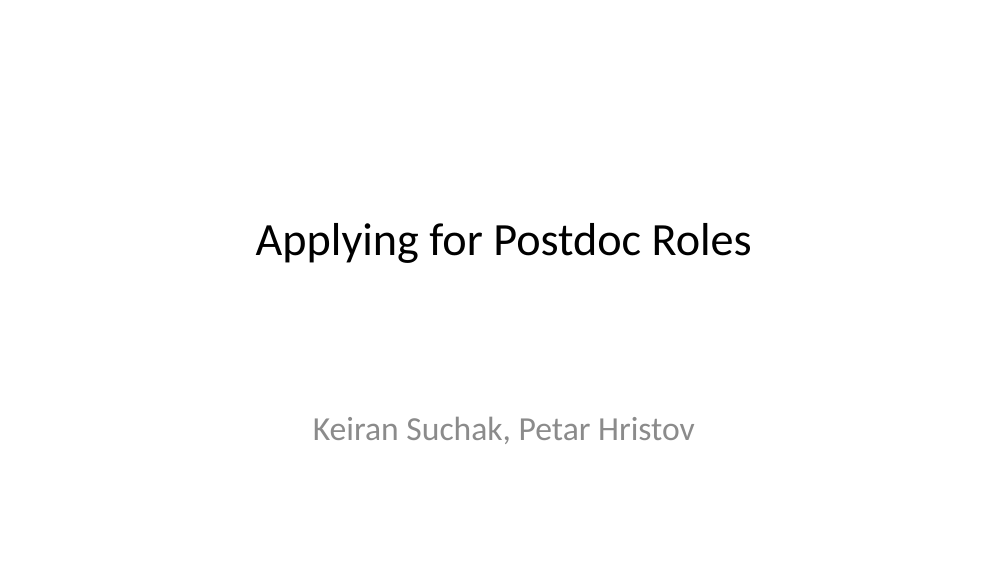
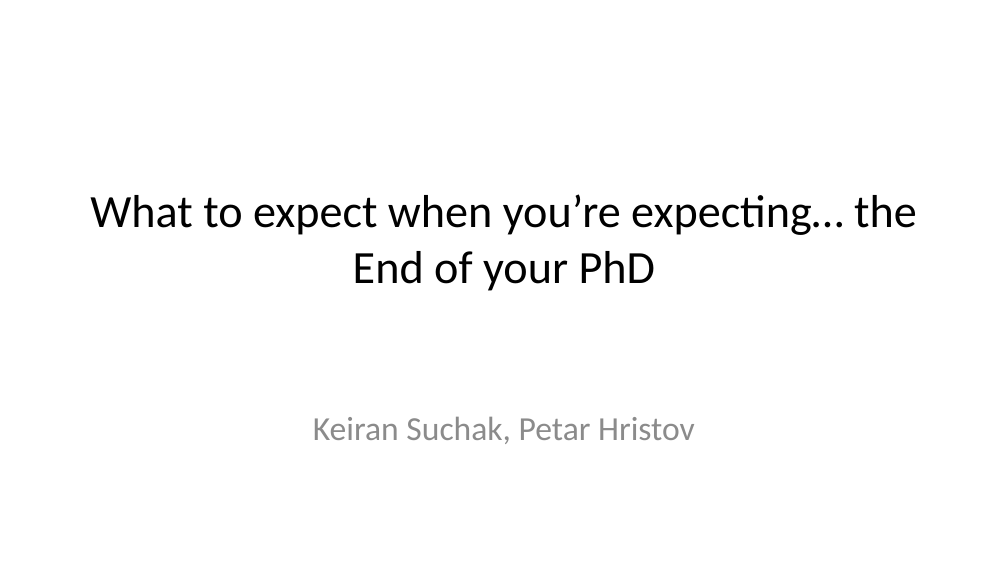
Before and after one commit to ksuchak1990/presentations, a slide deck: slide 1 of 2023/postdoc_presentation/presentation.pptx. Drawn at 1008x567 pixels with LibreOffice and Linux fonts; fonts in the diff are those of the drawing. Boxes give left, top, right and bottom in pixels: in the first picture for what was removed or moved away, otherwise in the second. Text is boxed around its words. In the diff, an @@ line names an element or a change of style, - is before the commit and + after.

```diff
--- a/2023/postdoc_presentation/presentation.pptx
+++ b/2023/postdoc_presentation/presentation.pptx
@@ title at box(90, 194, 917, 291): text changed @@
-Applying for Postdoc Roles
+What to expect when you’re expecting… the End of your PhD
```
Also in this commit, not shown: 2 other slides changed, 2 other files.
